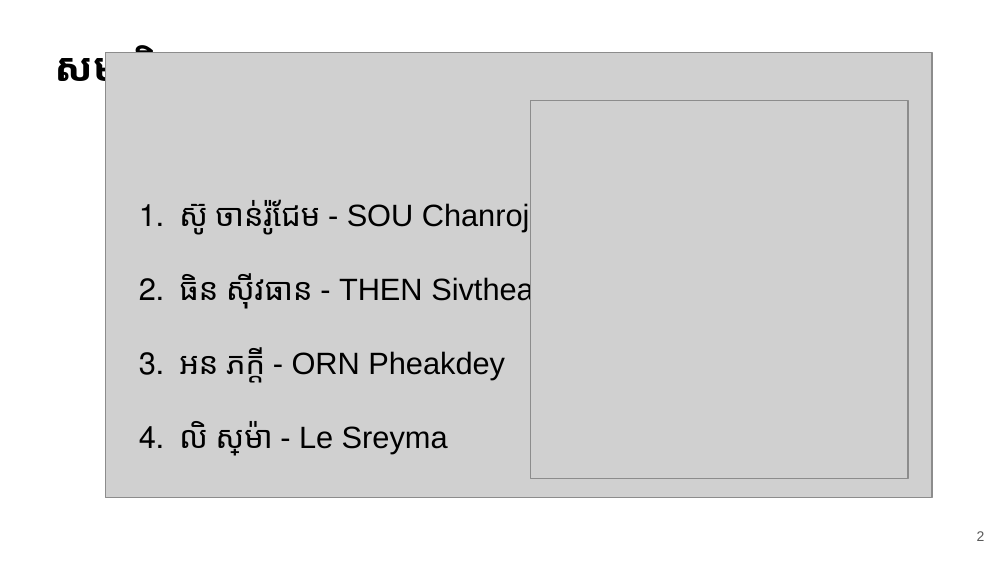
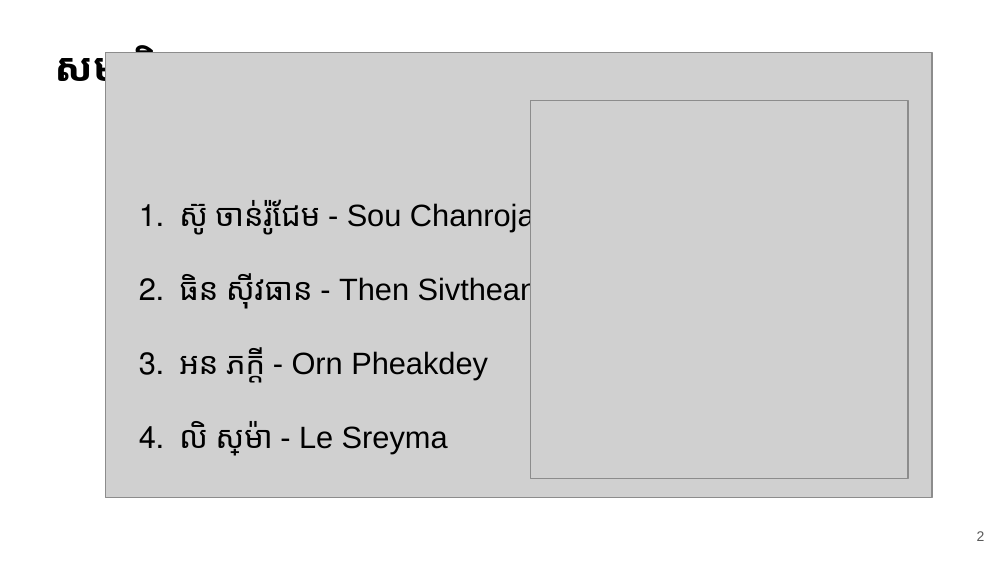
Before and after one commit to james5635/mart-management, a slide deck: slide 2 of Mart Management System - slide.pptx. Drawn at 1008x567 pixels with LibreOffice and Linux fonts; fonts in the diff are those of the drawing; grey boxes stand for pictures. Boxes give left, top, right and bottom in pixels: in the first picture for what was removed or moved away, otherwise in the second. Text is boxed around its words. In the diff, an @@ line names an element or a change of style, - is before the commit and + after.

Commit message:
chore: fix slide

```diff
--- a/Mart Management System - slide.pptx
+++ b/Mart Management System - slide.pptx
@@ text at (179,199,577,382): text changed @@
-1. ស៊ូ ចាន់រ៉ូជែម - SOU Chanrojame
-2. ធិន សុីវធាន - THEN Sivthean
-3. អន ភក្តី - ORN Pheakdey
+1. ស៊ូ ចាន់រ៉ូជែម - Sou Chanrojame
+2. ធិន សុីវធាន - Then Sivthean
+3. អន ភក្តី - Orn Pheakdey
```
Also in this commit, not shown: 3 other slides changed, 11 slides added, 10 slides removed, 1 other file.
